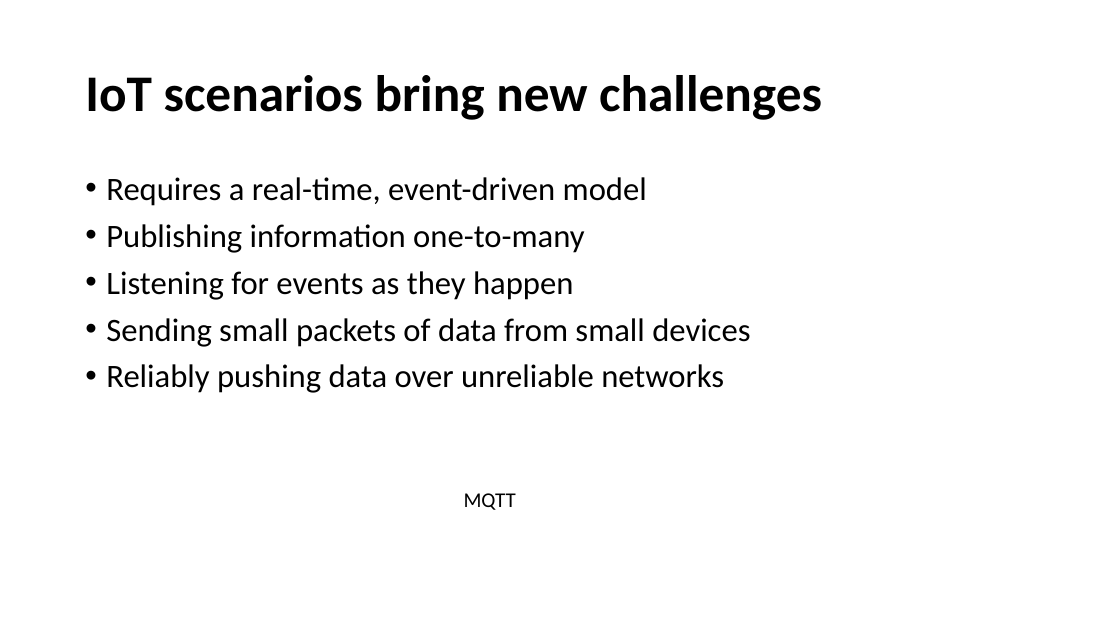
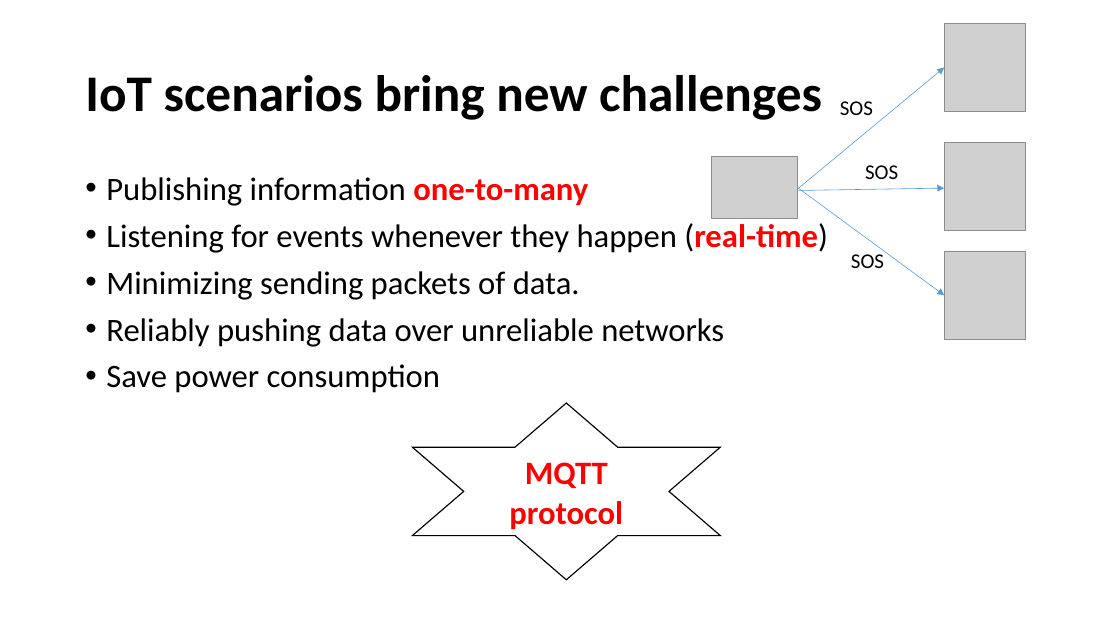
Before and after one commit to lephamtuyen/healthmonitoring, a slide deck: slide 8 of IBM_IoT.pptx (slide 5 before the commit). Drawn at 1120x630 pixels with LibreOffice and Linux fonts; fonts in the diff are those of the drawing; grey boxes stand for pictures. Boxes give left, top, right and bottom in pixels: in the first picture for what was removed or moved away, otherwise in the second. Text is boxed around its words. In the diff, an @@ line names an element or a change of style, - is before the commit and + after.

Commit message:
New slide

```diff
--- a/IBM_IoT.pptx
+++ b/IBM_IoT.pptx
@@ picture added at [944,24,1026,113] @@
@@ arrow added from (798, 189) to (944, 67), #5B9BD5 0.5 pt @@
@@ text added at [840,101,873,115], 18 pt, text #000000 @@
+SOS
@@ picture added at [944,142,1026,231] @@
@@ text at [106,177,647,206]: paragraph removed @@
-• Requires a real-time, event-driven model
@@ text at [106,177,588,206]: text colour #000000 to #FF0000, bold on in "one-to-many" @@
@@ picture added at [712,156,798,218] @@
@@ text added at [865,165,898,179], 18 pt, text #000000 @@
+SOS
@@ arrow added from (798, 188) to (944, 296), #5B9BD5 0.5 pt @@
@@ arrow added from (799, 191) to (944, 188), #5B9BD5 0.5 pt @@
@@ text at [106,223,828,300]: text changed @@
-• Listening for events as they happen
-• Sending small packets of data from small devices
+• Listening for events whenever they happen (real-time)
+• Minimizing sending packets of data.
@@ text added at [851,250,884,268], 18 pt, text #000000 @@
+SOS
@@ picture added at [944,251,1026,340] @@
@@ text at [106,364,440,393]: paragraph added @@
+• Save power consumption
@@ star added at [413,403,721,580], outline #000000 1 pt, 28 pt, text #FF0000, bold @@
+MQTT protocol
@@ text removed at [464,493,516,510] @@
-MQTT
```
Also in this commit, not shown: 6 other slides changed, 10 slides added, 5 slides removed.
